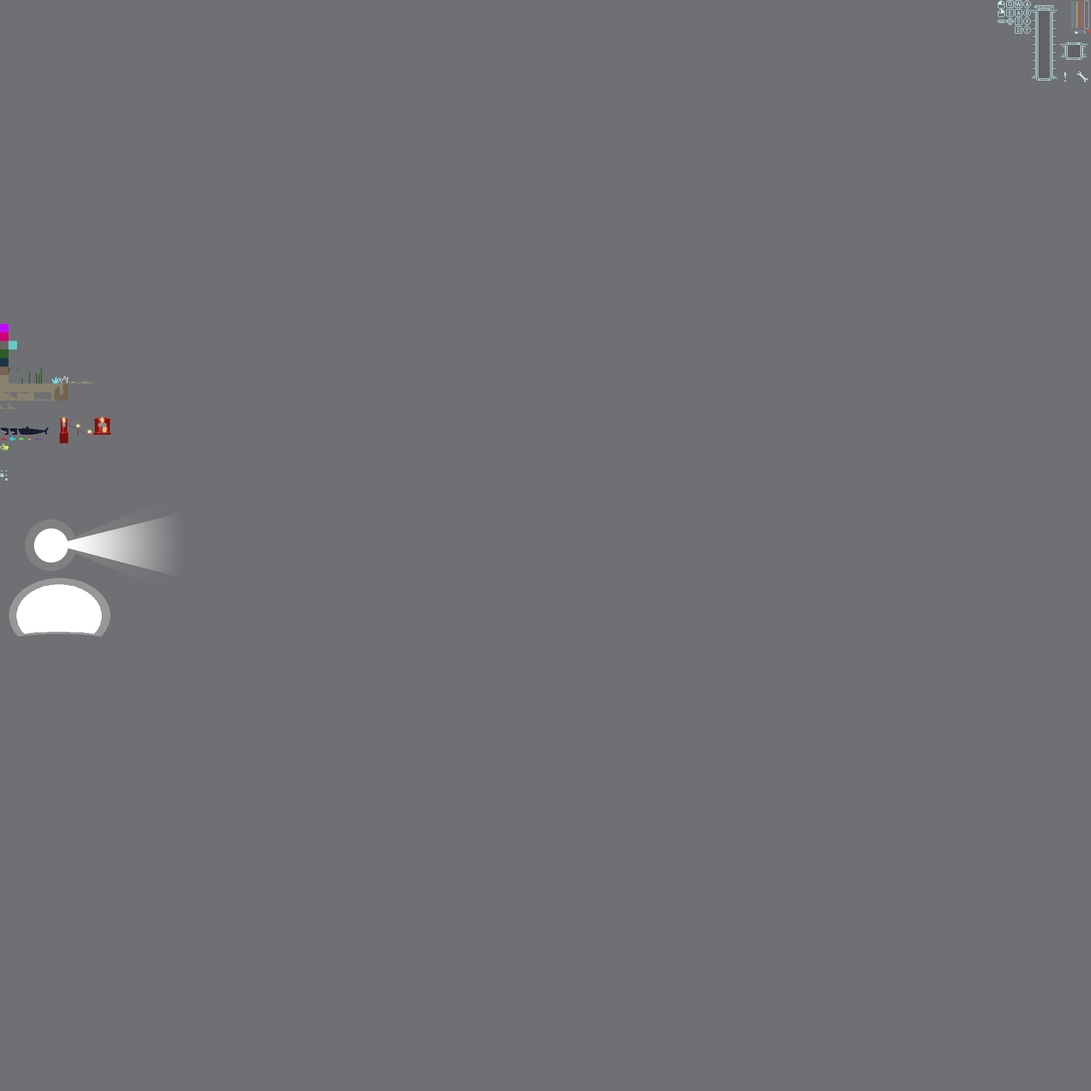
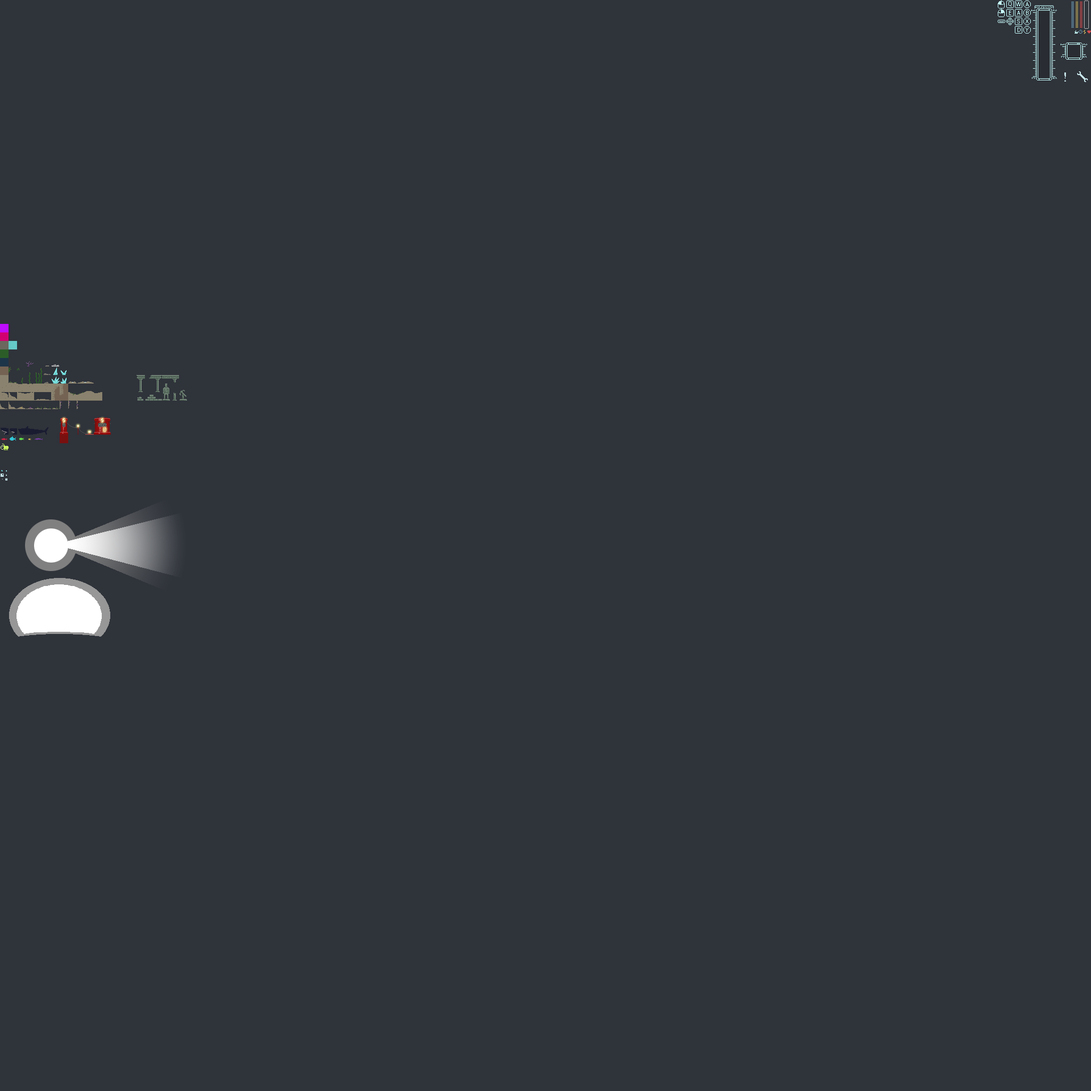
Layer changes from the first 1091px x 1091px image to the second:
removed layer "general tiles" from group "Tiles" over (0, 341, 94, 481)
moved "level design tiles" below "power plant", painted on it over (0, 324, 188, 481)
hid group "mockups" (37 layers) over (93, 22, 993, 401)
painted on "Layer 1" over (0, 0, 1091, 1091)
